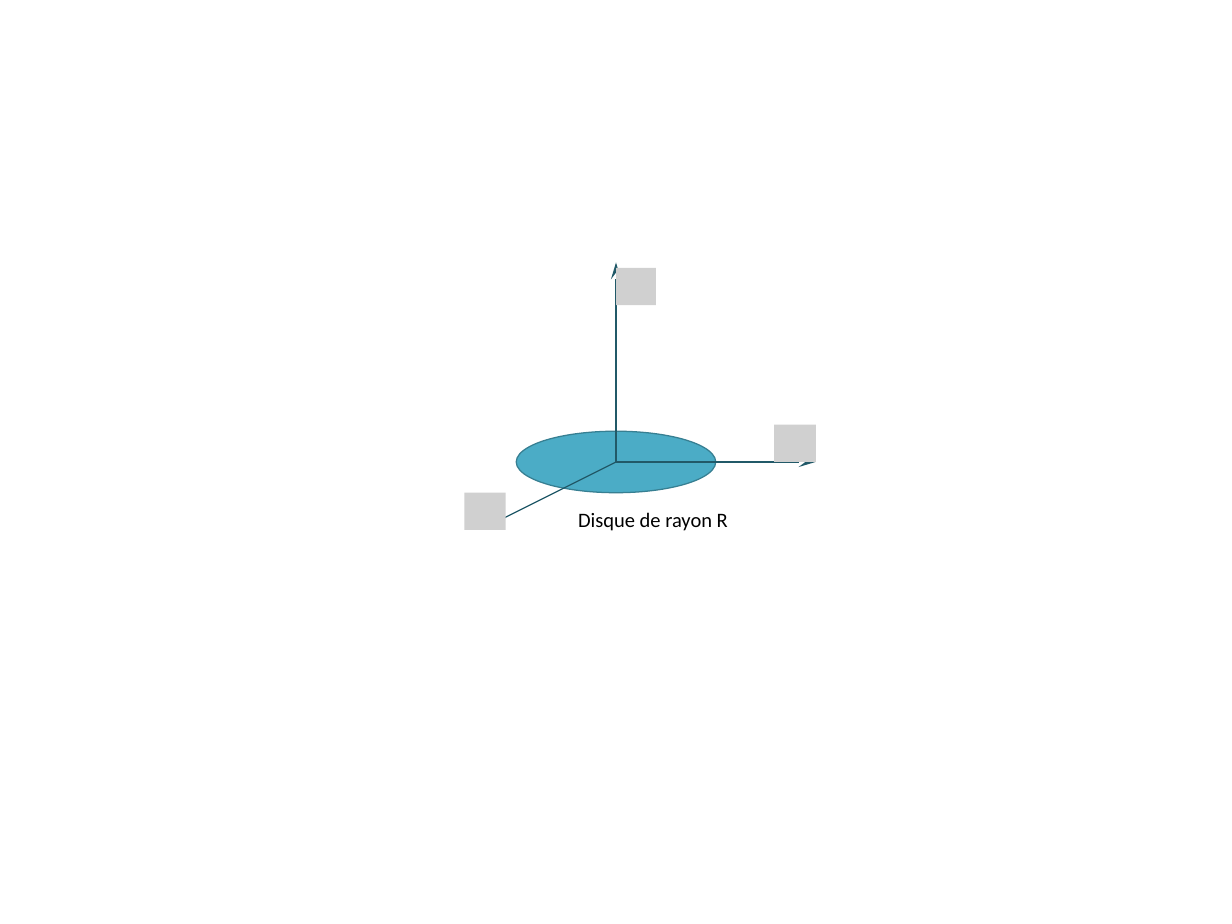
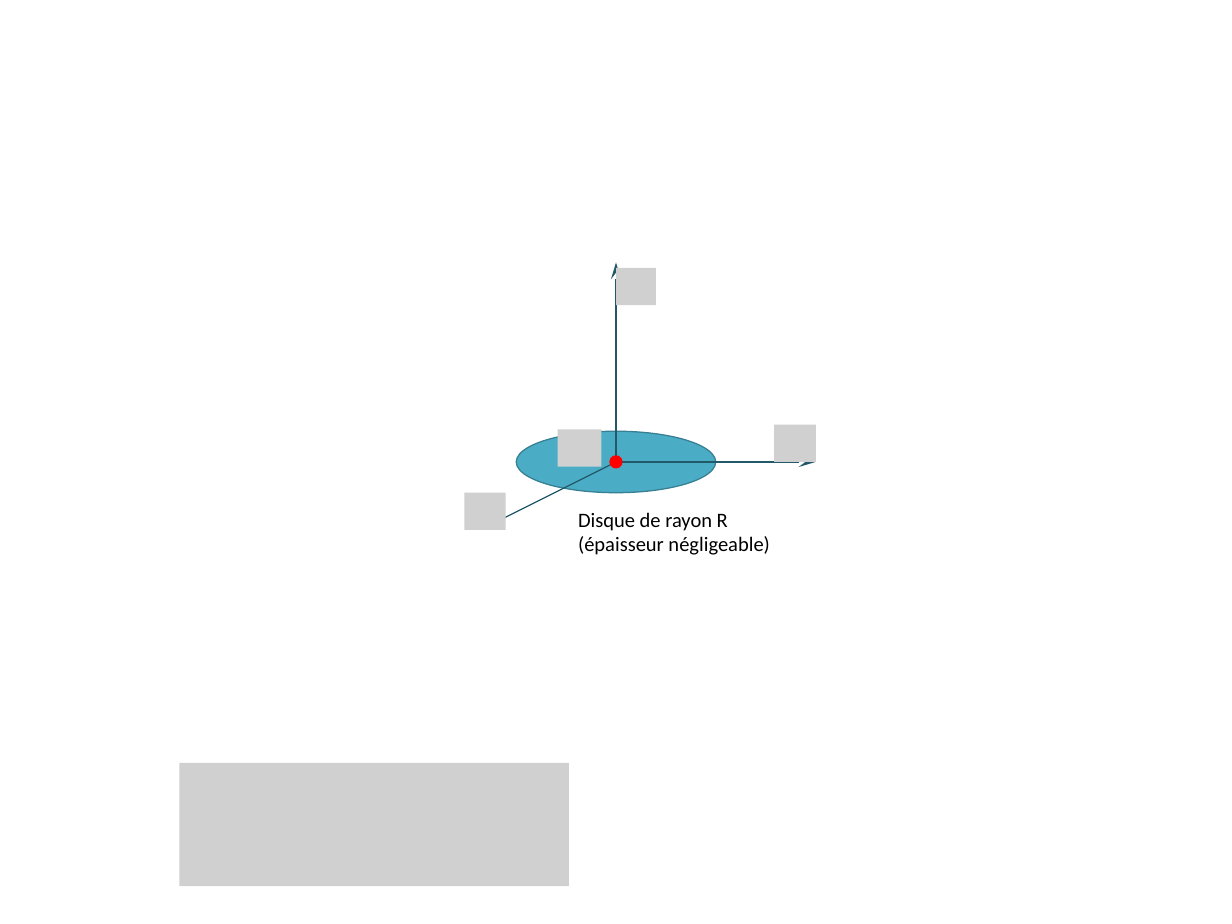
Before and after one commit to xpessoles/Cy_04_PSI_ModelisationDynamique, a slide deck: slide 4 of Chapitre_02_GeometrieMasses/QCM_Matrices/QCM_Matrices.pptx (slide 3 before the commit). Drawn at 1232x924 pixels with LibreOffice and Linux fonts; fonts in the diff are those of the drawing; grey boxes stand for pictures. Boxes give left, top, right and bottom in pixels: in the first picture for what was removed or moved away, otherwise in the second. Text is boxed around its words. In the diff, an @@ line names an element or a change of style, - is before the commit and + after.

```diff
--- a/Chapitre_02_GeometrieMasses/QCM_Matrices/QCM_Matrices.pptx
+++ b/Chapitre_02_GeometrieMasses/QCM_Matrices/QCM_Matrices.pptx
@@ picture added at (x1=558, y1=430, x2=601, y2=467) @@
@@ ellipse added at (x1=611, y1=457, x2=621, y2=467), fill #FF0000, outline #FF0000 2 pt @@
@@ text at (x1=578, y1=536, x2=769, y2=555): paragraph added @@
+(épaisseur négligeable)
@@ picture added at (x1=180, y1=763, x2=569, y2=886) @@
```
Also in this commit, not shown: 6 other slides changed, 12 slides added, 5 other files.
